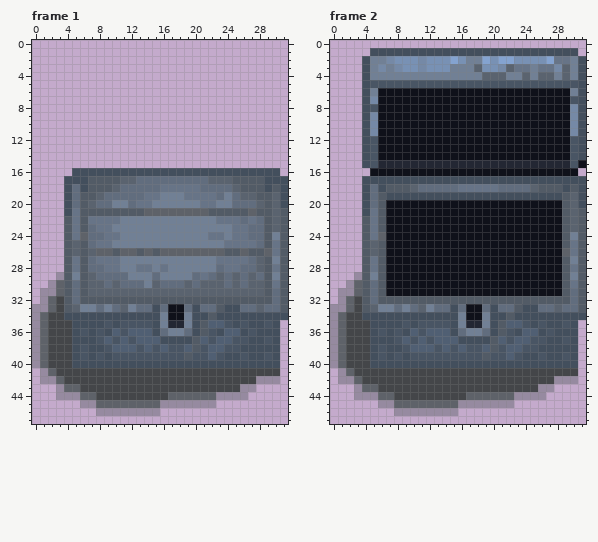
One commit to this pixel-art file: Game Arts/Chest.ase. Above, as it was before the edit.
32x48 pixels, 2 frames. Colours within 5 levels of each other are drawn and written as one. Shown: frame 1, frame 2.
Once edited:
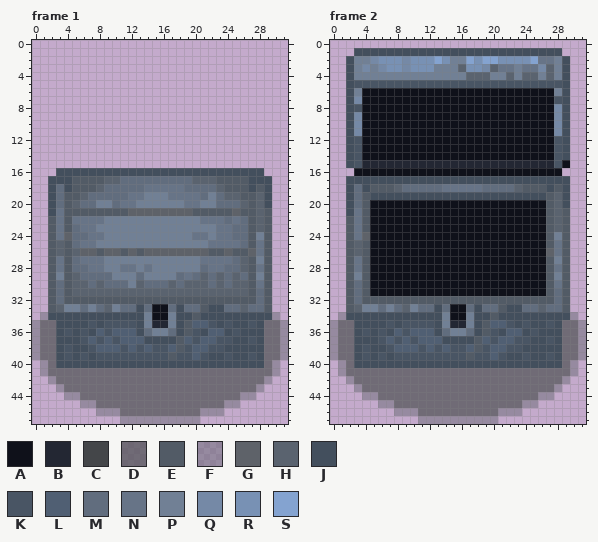
Palette (. is transparent): A #0f111a  B #232733  C #444649  D #525457bb  E #525b66  F #5e626972  G #5e6269  H #5a636f  J #434f5d  K #495564  L #505f73  M #616d7e  N #677487  P #718095  Q #7589a6  R #7891b4  S #84a3d0
Edits made:
Frame 1, layers "Layer", "Layer 2":
y 16: x 3..4 .. -> JJ; x 29..30 JJ -> ..
y 17: x 2..3 .. -> JJ; x 5..6 JJ -> EE; x 9..12 EEHH -> HHMM; x 20..21 MM -> HH; x 23..24 HH -> EE; x 27..28 EE -> JJ; x 30..31 JJ -> ..
y 18: x 2..3 .. -> JM; x 5..6 MJ -> EE; x 8..10 EEH -> HMM; x 14..15 MM -> NN; x 19..20 NN -> MM; x 23..25 MMH -> HEE; x 27 E -> J; x 30..31 EJ -> ..
y 19: x 2..8 ..JMEEH -> JMEEHMM; x 12..15 MMNN -> NNPP; x 17..18 PP -> NN; x 21..22 NN -> MP; x 24..31 PMHHEEHJ -> HHEEHJ..
y 20: x 2..14 ..JMEHMMPPMNN -> JMEHMMPPMNNPP; x 19..24 PPNNPP -> NNPPMM; x 26..27 MM -> HE; x 29..31 EHJ -> J..
y 21: x 2..5 ..JN -> JNEE; x 12..13 EE -> GG; x 20..21 GG -> EE; x 25 E -> G; x 27..28 GE -> EH; x 30..31 HE -> ..
y 22: x 2..3 .. -> EN; x 6 E -> N; x 9..10 NN -> PP; x 21..22 PP -> NN; x 24 N -> M; x 27..28 NM -> EH; x 30..31 HE -> ..
y 23: x 2..3 .. -> EN; x 5..9 NEMNN -> MNNPP; x 23..28 PPNNMM -> NNMMEH; x 30..31 HE -> ..
y 24: x 2..10 ..ENGMMNN -> ENGMMNNPP; x 20..22 PPN -> NNP; x 24..28 PNNMM -> NMMEP; x 30..31 PE -> ..
y 25: x 2..3 .. -> EH; x 5..9 HEMNN -> MNNPP; x 22..23 PP -> NN; x 26..28 NNM -> MEN; x 30..31 NE -> ..
y 26: x 2..3 .. -> EH; x 6..8 EHG -> GGE; x 10..11 EG -> GE; x 15 E -> G; x 22..24 GGE -> EEG; x 26..31 GEEGNE -> EGNE..
y 27: x 2..3 .. -> EN; x 5..7 NEM -> MNN; x 9..10 NN -> PP; x 21..22 PP -> NN; x 25..28 NNMH -> MHEP; x 30..31 PE -> ..
y 28: x 2..3 .. -> EN; x 5..13 NEMMNNPPN -> MMNNPPNNP; x 16 N -> P; x 21..28 PPMNNMMH -> MNNMMHEN; x 30..31 NE -> ..
y 29: x 2..3 .F -> EP; x 5..7 PEH -> HMM; x 10..11 MM -> PP; x 13 P -> M; x 15 M -> P; x 18..19 PP -> MN; x 21 N -> H; x 27..28 HM -> EP; x 30..31 PE -> ..
y 30: x 2..3 FG -> EM; x 5..7 MEH -> HHM; x 10 H -> M; x 12..15 MMPH -> PHMM; x 17 M -> H; x 20 M -> H; x 22 H -> M; x 26..28 MHH -> HEN; x 30..31 NE -> ..
y 31: x 1..3 FFG -> .EM; x 5..6 ME -> HH; x 27..28 HH -> EM; x 30..31 ME -> ..
y 32: x 1..3 FGC -> .EM; x 5 M -> E; x 28 E -> M; x 30..31 ME -> ..
y 33: x 0..6 FFGCEHP -> ..EHPPM; x 9..13 PMHPM -> HPMMJ; x 15..18 JMAA -> AAMJ; x 20..26 JMMEJJM -> MEJJMMH; x 28..31 HMME -> ME..
y 34: x 0..3 FGCC -> .FJJ; x 14..20 JJPAAPJ -> PAAPJJE; x 22 E -> J; x 30..31 JJ -> F.
y 35: x 1..4 GCCC -> DDJJ; x 7 J -> K; x 10 J -> K; x 13..23 KKJPBBPJELL -> JPBBPJELLKJ; x 26..27 KJ -> JK; x 29..31 KJ. -> DDF
y 36: x 1..4 GCCC -> DDJK; x 8..9 KJ -> LK; x 11 K -> L; x 13..25 LLJMPPMJEKJLL -> JMPPMJEKJLLJK; x 27 K -> J; x 29..31 JJ. -> DDF
y 37: x 1..4 GCCC -> DDJJ; x 6..7 JJ -> KL; x 12 K -> L; x 14..15 LL -> JJ; x 18..20 JJE -> ELK; x 22..27 KLLKKJ -> LKKJJK; x 29..31 KJ. -> DDF
y 38: x 1..4 GCCC -> DDJK; x 6..9 KJJK -> JKLL; x 11 L -> K; x 16..25 LKKLEKLLKK -> KLEKLLKKJJ; x 29..31 JJ. -> DDF
y 39: x 1..4 GCCC -> DDJK; x 9 J -> K; x 17 K -> E; x 19..20 EK -> KL; x 22..24 LKJ -> JJK; x 26..27 KJ -> JK; x 29..31 KJ. -> DDF
y 40: x 0..4 FGCCC -> .FDJJ; x 29..30 JJ -> DF
y 41: x 2..30 GCCCCCCCCCCCCCCCCCCCCCCCCCCCC -> DDDDDDDDDDDDDDDDDDDDDDDDDDDDF
y 42: x 1 F -> .; x 3..28 GCCCCCCCCCCCCCCCCCCCCCCCCF -> DDDDDDDDDDDDDDDDDDDDDDDDDD; x 30 F -> .
y 43: x 4..28 GGCCCCCCCCCCCCCCCCCCCCFF. -> DDDDDDDDDDDDDDDDDDDDDDDDF
y 44: x 3 F -> .; x 6..25 GGCCCCCCCCCGGGGGGFFF -> DDDDDDDDDDDDDDDDDDDD; x 27 . -> F
y 45: x 8..25 GGGGGGGGFFFFFFF... -> DDDDDDDDDDDDDDDDFF
y 46: x 11..23 FFFFF........ -> DDDDDDDDDDFFF
y 47: x 11..20 .......... -> FFFFFFFFFF
Frame 2, layers "Layer", "Layer 1", "Layer 2":
y 1: x 3..4 .. -> JJ; x 29..30 JJ -> ..
y 2: x 2..7 ..JPPQ -> JPPQRR; x 9 R -> Q; x 11 Q -> R; x 13 R -> S; x 15..18 SRPP -> PPSR; x 20..22 RSS -> SRR; x 25..31 RRSNNPJ -> SNNPJ..
y 3: x 2..4 ..J -> JPQ; x 7..9 PQR -> RRQ; x 11 Q -> R; x 13..14 RR -> PP; x 16..23 PPHRRQHN -> HRRQHNNP; x 25..31 PNNQHPJ -> NQHPJ..
y 4: x 2..4 ..J -> JPP; x 17..18 PP -> HH; x 20..22 HHP -> PPH; x 25..26 PH -> HP; x 29..31 HPJ -> J..
y 5: x 2..4 ..J -> JKK; x 29..31 KKJ -> J..
y 6: x 2..5 ..JP -> JPAA; x 28..31 AAPJ -> PJ..
y 7: x 2..5 ..JQ -> JQAA; x 28..31 AAKJ -> KJ..
y 8: x 2..5 ..JK -> JKAA; x 28..31 AAQJ -> QJ..
y 9..11: x 2..5 ..JQ -> JQAA; x 28..31 AAQJ -> QJ..
y 12..14: x 2..5 ..JK -> JKAA; x 28..31 AAKJ -> KJ..
y 15: x 2..5 ..JK -> JKBB; x 28..31 BBKA -> KA..
y 16: x 3..4 .. -> AA; x 29..30 AA -> ..
y 17: x 2..3 .. -> JJ; x 30..31 JJ -> ..
y 18: x 2..3 .. -> JM; x 5..6 MJ -> EE; x 8..10 EEH -> HMM; x 14..15 MM -> NN; x 19..20 NN -> MM; x 23..25 MMH -> HEE; x 27 E -> J; x 30..31 EJ -> ..
y 19: x 2..6 ..JME -> JMEJJ; x 27..31 JJEHJ -> EHJ..
y 20: x 2..6 ..JME -> JMEAA; x 27..31 AAEHJ -> EHJ..
y 21: x 2..6 ..JNE -> JNEAA; x 27..28 AA -> EH; x 30..31 HE -> ..
y 22..23: x 2..3 .. -> EN; x 5..6 NE -> AA; x 27..28 AA -> EH; x 30..31 HE -> ..
y 24: x 2..6 ..ENG -> ENGAA; x 27..28 AA -> EP; x 30..31 PE -> ..
y 25: x 2..3 .. -> EH; x 5..6 HE -> AA; x 27..28 AA -> EN; x 30..31 NE -> ..
y 26: x 2..3 .. -> EH; x 5..6 HE -> AA; x 27..31 AAGNE -> GNE..
y 27: x 2..3 .. -> EN; x 5..6 NE -> AA; x 27..28 AA -> EP; x 30..31 PE -> ..
y 28: x 2..3 .. -> EN; x 5..6 NE -> AA; x 27..28 AA -> EN; x 30..31 NE -> ..
y 29: x 2..3 .F -> EP; x 5..6 PE -> AA; x 27..28 AA -> EP; x 30..31 PE -> ..
y 30: x 2..3 FG -> EM; x 5..6 ME -> AA; x 27..28 AA -> EN; x 30..31 NE -> ..
y 31: x 1..3 FFG -> .EM; x 5..6 ME -> AA; x 27..28 AA -> EM; x 30..31 ME -> ..
y 32: x 1..3 FGC -> .EM; x 5 M -> E; x 28 E -> M; x 30..31 ME -> ..
y 33: x 0..6 FFGCEHP -> ..EHPPM; x 9..13 PMHPM -> HPMMJ; x 15..18 JMAA -> AAMJ; x 20..26 JMMEJJM -> MEJJMMH; x 28..31 HMME -> ME..
y 34: x 0..3 FGCC -> .FJJ; x 14..20 JJPAAPJ -> PAAPJJE; x 22 E -> J; x 30..31 JJ -> F.
y 35: x 1..4 GCCC -> DDJJ; x 7 J -> K; x 10 J -> K; x 13..23 KKJPBBPJELL -> JPBBPJELLKJ; x 26..27 KJ -> JK; x 29..31 KJ. -> DDF
y 36: x 1..4 GCCC -> DDJK; x 8..9 KJ -> LK; x 11 K -> L; x 13..25 LLJMPPMJEKJLL -> JMPPMJEKJLLJK; x 27 K -> J; x 29..31 JJ. -> DDF
y 37: x 1..4 GCCC -> DDJJ; x 6..7 JJ -> KL; x 12 K -> L; x 14..15 LL -> JJ; x 18..20 JJE -> ELK; x 22..27 KLLKKJ -> LKKJJK; x 29..31 KJ. -> DDF
y 38: x 1..4 GCCC -> DDJK; x 6..9 KJJK -> JKLL; x 11 L -> K; x 16..25 LKKLEKLLKK -> KLEKLLKKJJ; x 29..31 JJ. -> DDF
y 39: x 1..4 GCCC -> DDJK; x 9 J -> K; x 17 K -> E; x 19..20 EK -> KL; x 22..24 LKJ -> JJK; x 26..27 KJ -> JK; x 29..31 KJ. -> DDF
y 40: x 0..4 FGCCC -> .FDJJ; x 29..30 JJ -> DF
y 41: x 2..30 GCCCCCCCCCCCCCCCCCCCCCCCCCCCC -> DDDDDDDDDDDDDDDDDDDDDDDDDDDDF
y 42: x 1 F -> .; x 3..28 GCCCCCCCCCCCCCCCCCCCCCCCCF -> DDDDDDDDDDDDDDDDDDDDDDDDDD; x 30 F -> .
y 43: x 4..28 GGCCCCCCCCCCCCCCCCCCCCFF. -> DDDDDDDDDDDDDDDDDDDDDDDDF
y 44: x 3 F -> .; x 6..25 GGCCCCCCCCCGGGGGGFFF -> DDDDDDDDDDDDDDDDDDDD; x 27 . -> F
y 45: x 8..25 GGGGGGGGFFFFFFF... -> DDDDDDDDDDDDDDDDFF
y 46: x 11..23 FFFFF........ -> DDDDDDDDDDFFF
y 47: x 11..20 .......... -> FFFFFFFFFF
